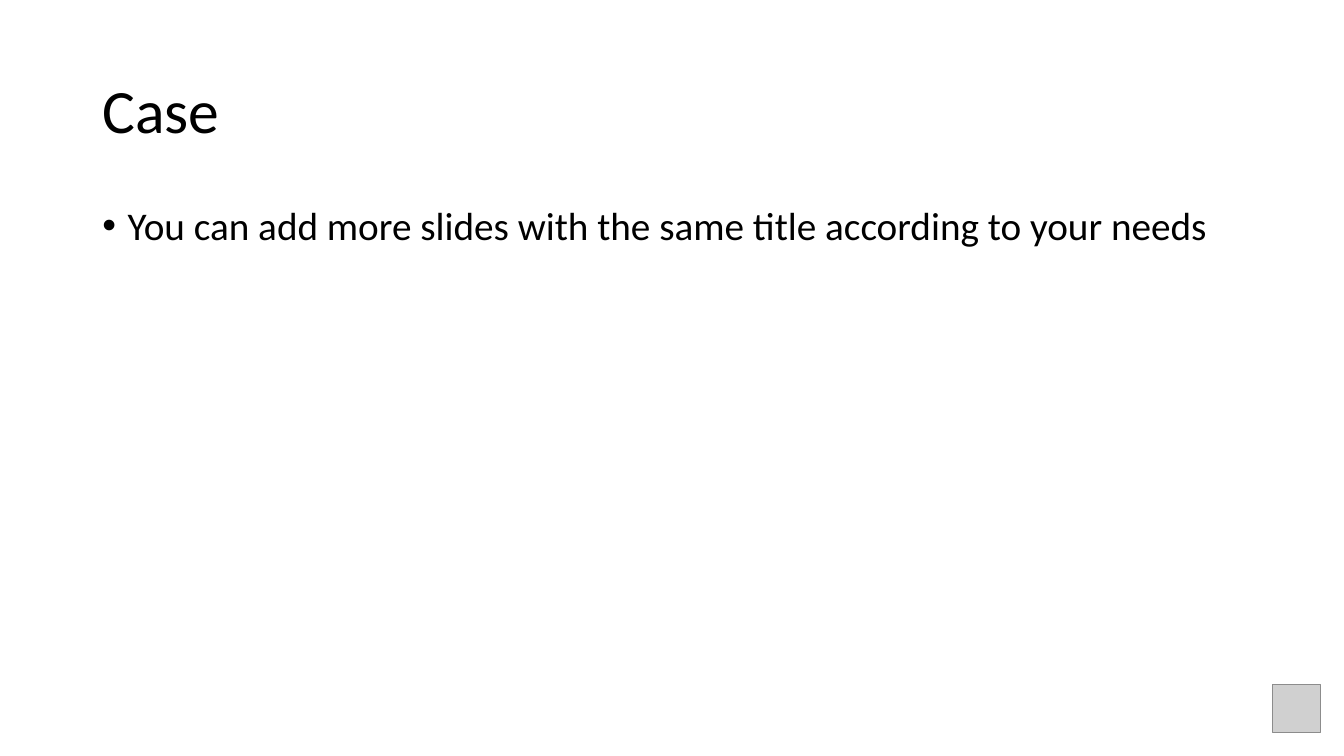
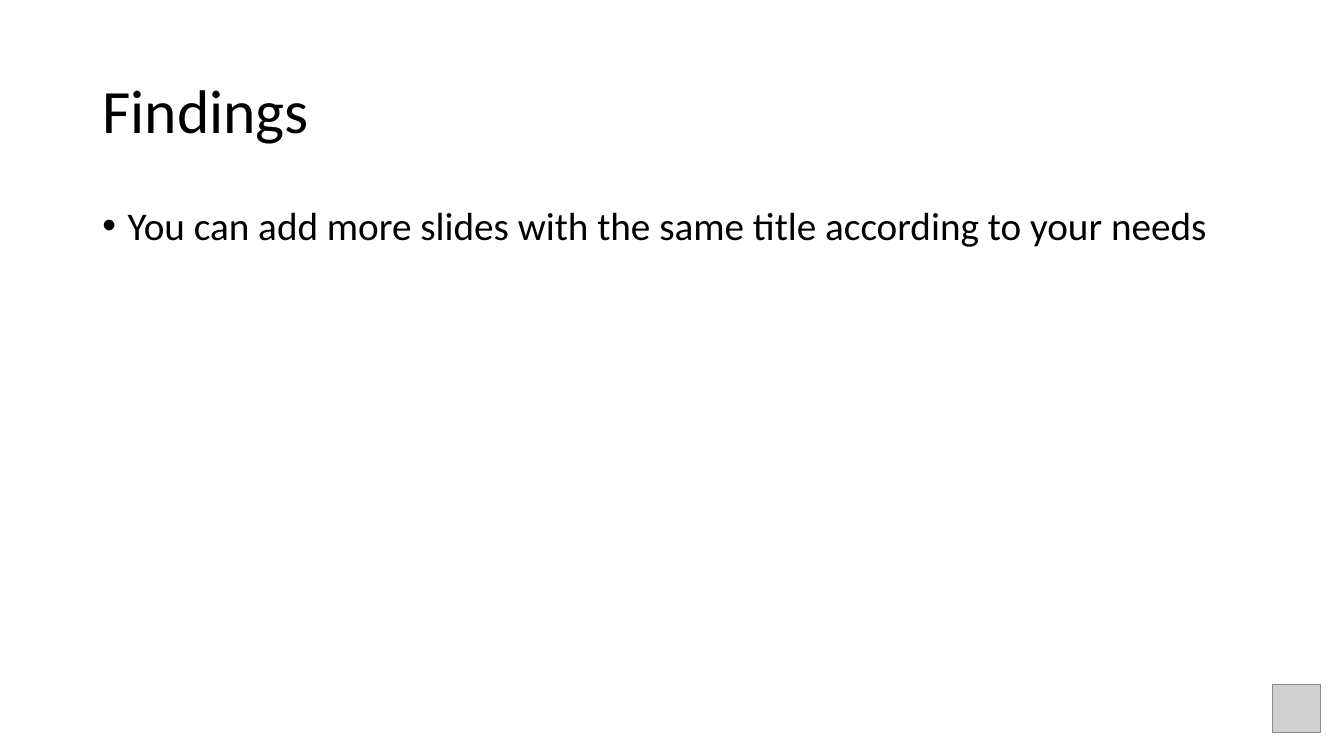
Before and after one commit to YLeni/YLeni.github.io, a slide deck: slide 4 of pre-exp-file/Name-SID.pptx. Drawn at 1344x756 pixels with LibreOffice and Linux fonts; fonts in the diff are those of the drawing; grey boxes stand for pictures. Boxes give left, top, right and bottom in pixels: in the first picture for what was removed or moved away, otherwise in the second. Text is boxed around its words. In the diff, an @@ line names an element or a change of style, - is before the commit and + after.

```diff
--- a/pre-exp-file/Name-SID.pptx
+++ b/pre-exp-file/Name-SID.pptx
@@ title at box(102, 90, 309, 144): text changed @@
-Case
+Findings
```
Also in this commit, not shown: 1 other slide changed, 2 other files.
